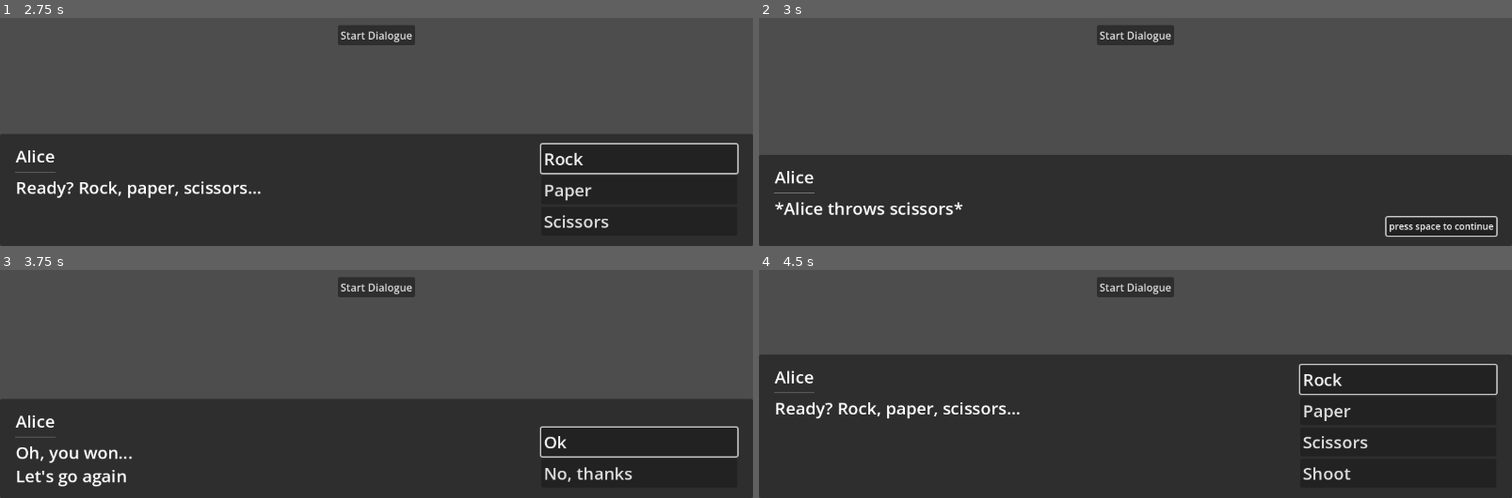
Above: before the commit, frames 1-4 (two rows, left to right).
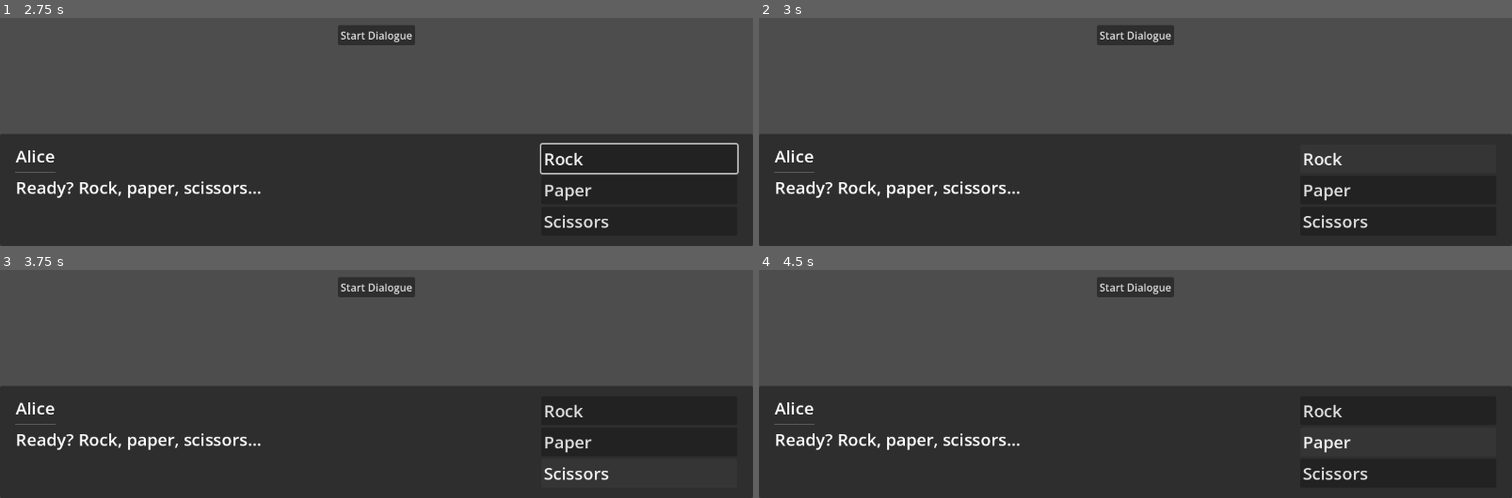
Above: after the commit, the same moments.

Repository: onebit-aidan-kris/scary-fish-jam
Game: Godot game, scene res://scenes/levels/dialoguedemo/dialogue_demo_level.tscn
Two runs of this game, one before a commit and one after it. Both use one fixed random seed, a clock stepped at 60 frames per second and the inputs below. This scene is started directly instead of the project's main scene.
Inputs (mouse positions are in pixels of both pictures, inside the frame that each line leads up to):
- Up to frame 1 (2.75 s): click "Start Dialogue" at 0.5 s; click "Start Dialogue" at 1.25 s; click "press space to continue" at 2 s
- Up to frame 2 (3 s): click "Rock" at 2.75 s
- Up to frame 3 (3.75 s): click (685, 477) at 3.5 s, where only the run before the commit has a clickable "press space to continue"
- Up to frame 4 (4.5 s): click (1399, 441) at 4.25 s, where only the run before the commit has a clickable "Ok"

Frame 1 is identical in both runs. In frame 2, 11% of the frame differs, in the area x 0-100%, y 51-97%; in frame 3, 8.4%; in frame 4, 16%, in the area x 0-100%, y 37-93%.
Error after the commit: Cannot call method 'has_method' on a null value. (res://scripts/dialogue/dialogue_data.gd:20)

Commit message:
wip interatable

Diff:
--- a/project/project.godot
+++ b/project/project.godot
@@ -101,6 +101,11 @@
 ]
 }
 
+[layer_names]
+
+2d_physics/layer_1="Solid"
+2d_physics/layer_2="Interactable"
+
 [rendering]
 
 renderer/rendering_method="gl_compatibility"
--- /dev/null
+++ b/project/scenes/levels/town/capn_walsh.gd
@@ -0,0 +1,24 @@
+extends HumanCharacter
+
+const SPEED = 300.0
+const JUMP_VELOCITY = -400.0
+
+
+func _physics_process(delta: float) -> void:
+	# Add the gravity.
+	if not is_on_floor():
+		velocity += get_gravity() * delta
+
+	# Handle jump.
+	if Input.is_action_just_pressed("ui_accept") and is_on_floor():
+		velocity.y = JUMP_VELOCITY
+
+	# Get the input direction and handle the movement/deceleration.
+	# As good practice, you should replace UI actions with custom gameplay actions.
+	var direction := Input.get_axis("ui_left", "ui_right")
+	if direction:
+		velocity.x = direction * SPEED
+	else:
+		velocity.x = move_toward(velocity.x, 0, SPEED)
+
+	move_and_slide()
--- a/project/scenes/levels/town/human_character.gd
+++ b/project/scenes/levels/town/human_character.gd
@@ -1,6 +1,8 @@
 @tool
 class_name HumanCharacter
 extends CharacterBody2D
+
+signal interacted
 
 enum Direction {
 	NORTH,
@@ -20,18 +22,91 @@
 	set = set_animating_speed_scale
 @export var walk_speed := 100.0
 
-@onready var human_sprite: HumanSprite2D = $HumanSprite2D
+@onready var _human_sprite: HumanSprite2D = $HumanSprite2D
+
+@onready var _interact_north: CollisionShape2D = $DetectInteractable/North
+@onready var _interact_south: CollisionShape2D = $DetectInteractable/South
+@onready var _interact_east: CollisionShape2D = $DetectInteractable/East
+@onready var _interact_west: CollisionShape2D = $DetectInteractable/West
+
+@onready var _interactable_area: Area2D = $InteractableArea
+
+
+func _ready() -> void:
+	assert(_human_sprite)
+
+	assert(_interact_north)
+	assert(_interact_south)
+	assert(_interact_east)
+	assert(_interact_west)
+
+	assert(_interactable_area)
+	util.aok(_interactable_area.area_entered.connect(_player_interacted))
+
+	set_sprite_frames(sprite_frames)
+	set_direction(direction)
+	set_animating(animating)
+	set_animating_speed_scale(animating_speed_scale)
+
+
+func _physics_process(_delta: float) -> void:
+	# Don't move character in editor
+	if Engine.is_editor_hint():
+		return
+
+	if player_controlled:
+		if gamestate.player_input.interact:
+			_player_interact()
+		_player_move(gamestate.player_input.move)
+
+
+func _player_interacted() -> void:
+	print("foo")
+	interacted.emit()
+
+
+func _player_interact() -> void:
+	var interact_shape: CollisionShape2D
+	match direction:
+		Direction.NORTH:
+			interact_shape = _interact_north
+		Direction.SOUTH:
+			interact_shape = _interact_south
+		Direction.EAST:
+			interact_shape = _interact_east
+		Direction.WEST:
+			interact_shape = _interact_west
+		_:
+			assert(false)
+			return
+
+	# Enable for one frame to trigger any colliding interaction areas
+	interact_shape.disabled = false
+	interact_shape.set_deferred(&"disabled", true)
+
+
+func _player_move(move: Vector2) -> void:
+	velocity = move * walk_speed
+
+	if velocity.is_zero_approx():
+		set_animating(false)
+	else:
+		set_direction_vector(velocity)
+		set_animating(true)
+
+	var _collided := move_and_slide()
 
 
 func set_sprite_frames(value: SpriteFrames) -> void:
 	sprite_frames = value
-	if human_sprite and sprite_frames:
-		human_sprite.sprite_frames = sprite_frames
+	if _human_sprite and sprite_frames:
+		_human_sprite.sprite_frames = sprite_frames
 
 
 func set_direction(value: Direction) -> void:
 	direction = value
-	if human_sprite:
+
+	if _human_sprite:
 		var anim: StringName
 		match direction:
 			Direction.NORTH:
@@ -45,28 +120,28 @@
 			_:
 				assert(false)
 				return
-		human_sprite.animation = anim
+		_human_sprite.animation = anim
 
 
 func set_animating(value: bool) -> void:
 	var changed := value != animating
 	animating = value
-	if human_sprite:
+	if _human_sprite:
 		if animating:
 			if changed:
-				human_sprite.frame = 1
-				human_sprite.frame_progress = 0.0
-			human_sprite.play()
+				_human_sprite.frame = 1
+				_human_sprite.frame_progress = 0.0
+			_human_sprite.play()
 		else:
-			human_sprite.pause()
-			human_sprite.frame = 0
-			human_sprite.frame_progress = 0.0
+			_human_sprite.pause()
+			_human_sprite.frame = 0
+			_human_sprite.frame_progress = 0.0
 
 
 func set_animating_speed_scale(value: float) -> void:
 	animating_speed_scale = value
-	if human_sprite:
-		human_sprite.speed_scale = animating_speed_scale
+	if _human_sprite:
+		_human_sprite.speed_scale = animating_speed_scale
 
 
 func set_direction_vector(vector: Vector2) -> void:
@@ -86,26 +161,3 @@
 			set_direction(Direction.SOUTH)
 		elif vector.y < 0:
 			set_direction(Direction.NORTH)
-
-
-func _ready() -> void:
-	assert(human_sprite)
-	set_sprite_frames(sprite_frames)
-	set_direction(direction)
-	set_animating(animating)
-	set_animating_speed_scale(animating_speed_scale)
-
-
-func _physics_process(_delta: float) -> void:
-	# Don't move character in editor
-	if not Engine.is_editor_hint():
-		if player_controlled:
-			velocity = gamestate.player_input.move * walk_speed
-
-			if velocity.is_zero_approx():
-				set_animating(false)
-			else:
-				set_direction_vector(velocity)
-				set_animating(true)
-
-			var _collided := move_and_slide()
--- a/project/scenes/levels/town/human_character.tscn
+++ b/project/scenes/levels/town/human_character.tscn
@@ -6,6 +6,12 @@
 
 [sub_resource type="RectangleShape2D" id="RectangleShape2D_qkgad"]
 size = Vector2(12, 8)
+
+[sub_resource type="RectangleShape2D" id="RectangleShape2D_lmi4m"]
+size = Vector2(8, 1.875)
+
+[sub_resource type="RectangleShape2D" id="RectangleShape2D_dwd0u"]
+size = Vector2(1.75, 6)
 
 [node name="HumanCharacter" type="CharacterBody2D" unique_id=1879680299]
 y_sort_enabled = true
@@ -23,3 +29,36 @@
 [node name="CollisionShape2D" type="CollisionShape2D" parent="." unique_id=8628469]
 position = Vector2(0, 5)
 shape = SubResource("RectangleShape2D_qkgad")
+
+[node name="DetectInteractable" type="Area2D" parent="." unique_id=245289044]
+collision_layer = 0
+collision_mask = 2
+input_pickable = false
+monitorable = false
+
+[node name="South" type="CollisionShape2D" parent="DetectInteractable" unique_id=325662325]
+position = Vector2(0, 10)
+shape = SubResource("RectangleShape2D_lmi4m")
+disabled = true
+
+[node name="North" type="CollisionShape2D" parent="DetectInteractable" unique_id=1309940277]
+shape = SubResource("RectangleShape2D_lmi4m")
+disabled = true
+
+[node name="East" type="CollisionShape2D" parent="DetectInteractable" unique_id=932700695]
+position = Vector2(7, 5)
+shape = SubResource("RectangleShape2D_dwd0u")
+disabled = true
+
+[node name="West" type="CollisionShape2D" parent="DetectInteractable" unique_id=79939421]
+position = Vector2(-7, 5)
+shape = SubResource("RectangleShape2D_dwd0u")
+disabled = true
+
+[node name="InteractableArea" type="Area2D" parent="." unique_id=1335416082]
+collision_layer = 0
+collision_mask = 2
+
+[node name="CollisionShape2D" type="CollisionShape2D" parent="InteractableArea" unique_id=682646271]
+position = Vector2(0, 5)
+shape = SubResource("RectangleShape2D_qkgad")
--- /dev/null
+++ b/project/scenes/levels/town/interactable_test.gd
@@ -0,0 +1,8 @@
+extends Node
+
+func _ready() -> void:
+	get_parent().interacted.connect(_test)
+
+
+func _test() -> void:
+	print("Interacted!")
--- a/project/scenes/levels/town/town_level.tscn
+++ b/project/scenes/levels/town/town_level.tscn
@@ -4,6 +4,7 @@
 [ext_resource type="TileSet" uid="uid://0m1qnrql7ksf" path="res://assets/tiles/placeholder_tileset.tres" id="2_g6o05"]
 [ext_resource type="PackedScene" uid="uid://dg8or08jgcptp" path="res://scenes/levels/town/human_character.tscn" id="3_g6o05"]
 [ext_resource type="SpriteFrames" uid="uid://ckbo7ly65qhh3" path="res://assets/spritesheets/capn.tres" id="4_p7w6r"]
+[ext_resource type="Script" uid="uid://cc52ihbsr0lix" path="res://scenes/levels/town/interactable_test.gd" id="5_i3kfa"]
 
 [node name="TownLevel" type="Node2D" unique_id=195204190]
 y_sort_enabled = true
@@ -38,3 +39,6 @@
 sprite_frames = ExtResource("4_p7w6r")
 animating = true
 animating_speed_scale = 0.5
+
+[node name="Node" type="Node" parent="CapnWalsh" unique_id=909609399]
+script = ExtResource("5_i3kfa")
--- a/project/scripts/dialogue/dialogue_entry.gd
+++ b/project/scripts/dialogue/dialogue_entry.gd
@@ -6,7 +6,8 @@
 @export var entry_name := "start"
 @export var auto_start := false
 
-@onready var state := get_parent()
+@export var trigger_on_parent_signal: StringName
+@export var state: Node
 
 var _dialogue_data := DialogueData.new()
 var _current_event_key := ""
Not shown, added: project/scenes/levels/town/capn_walsh.gd.uid
Not shown, added: project/scenes/levels/town/interactable_test.gd.uid
